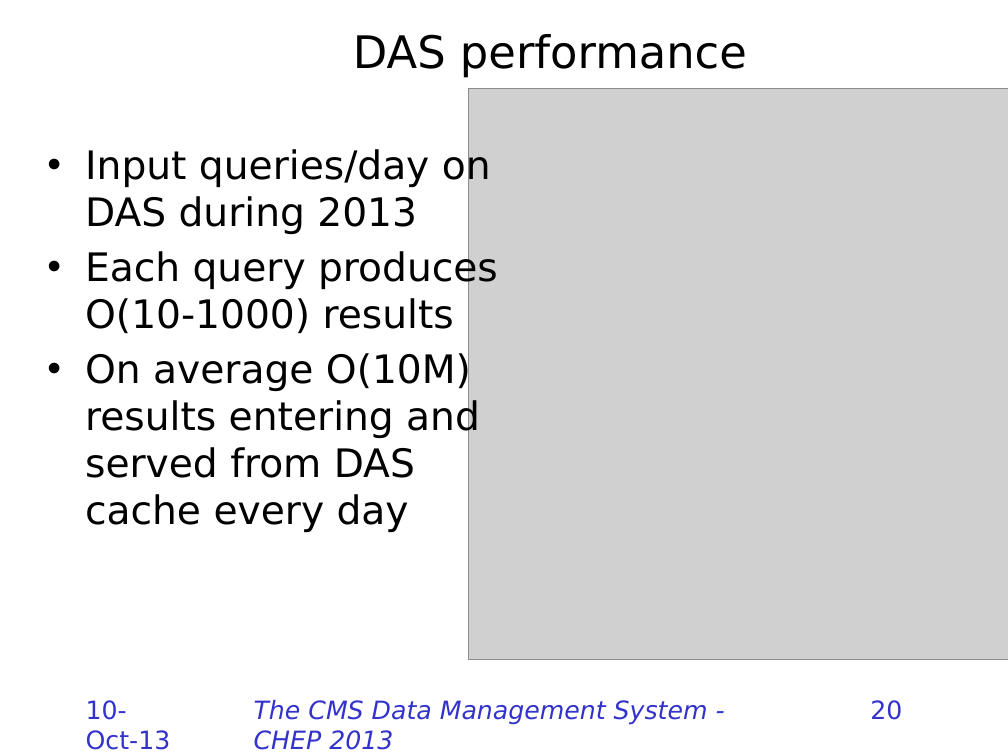
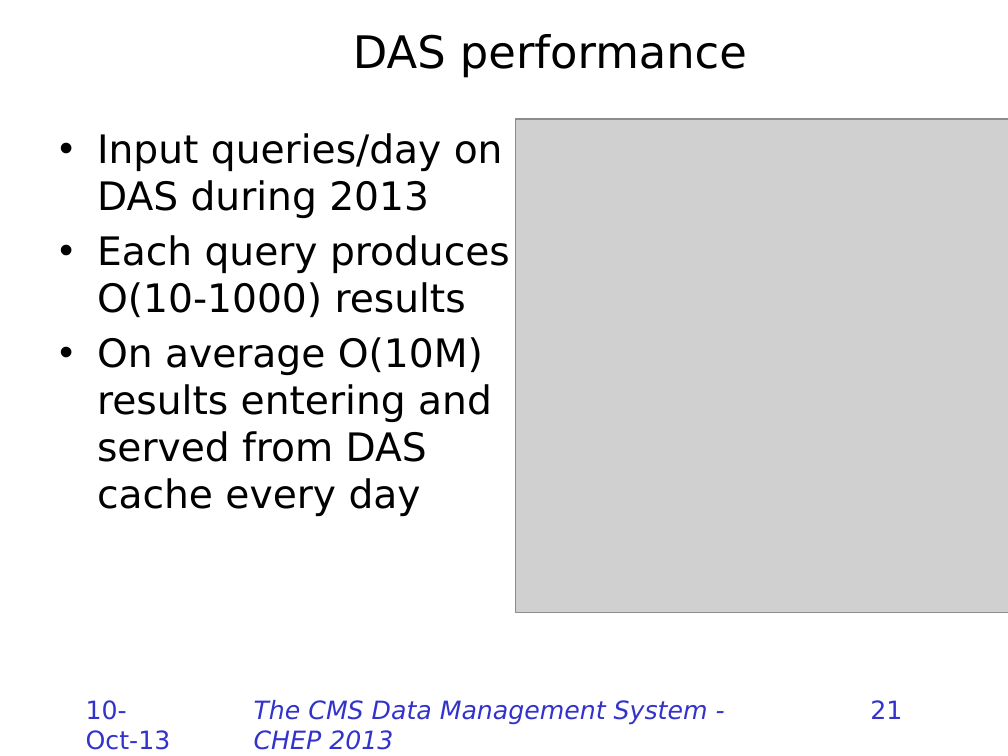
Before and after one commit to TonyWildish/CHEP-2013-DMWM, a slide deck: slide 21 of CMS-Data-Management/Slides/The CMS Data Management System.pptx (slide 20 before the commit). Drawn at 1008x756 pixels with LibreOffice and Linux fonts; fonts in the diff are those of the drawing; grey boxes stand for pictures; background and template pictures are left out. Boxes give left, top, right and bottom in pixels: in the first picture for what was removed or moved away, otherwise in the second. Text is boxed around its words. In the diff, an @@ line names an element or a change of style, - is before the commit and + after.

```diff
--- a/CMS-Data-Management/Slides/The CMS Data Management System.pptx
+++ b/CMS-Data-Management/Slides/The CMS Data Management System.pptx
@@ text "Input queries/day on DAS during ...": place and size @@
-text "Input queries/day on DAS during ..." at (85, 147, 498, 532)
+text "Input queries/day on DAS during ..." at (97, 133, 510, 516)
@@ picture: place and size @@
-picture at (469, 89, 1008, 659)
+picture at (516, 119, 1008, 613)
@@ page number at (870, 700, 902, 719): text changed @@
-20
+21
```
Also in this commit, not shown: 13 other slides changed, 1 slide added.
